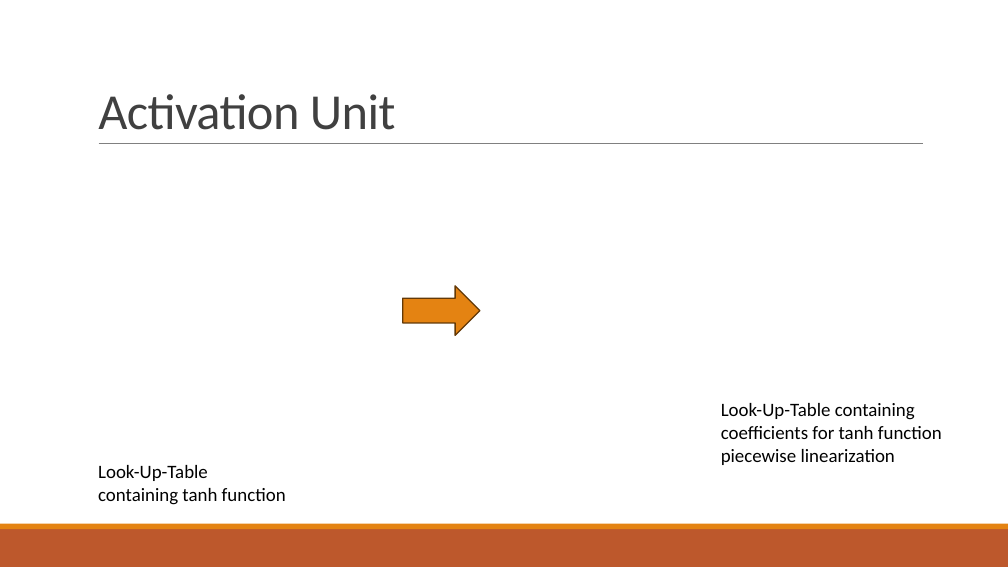
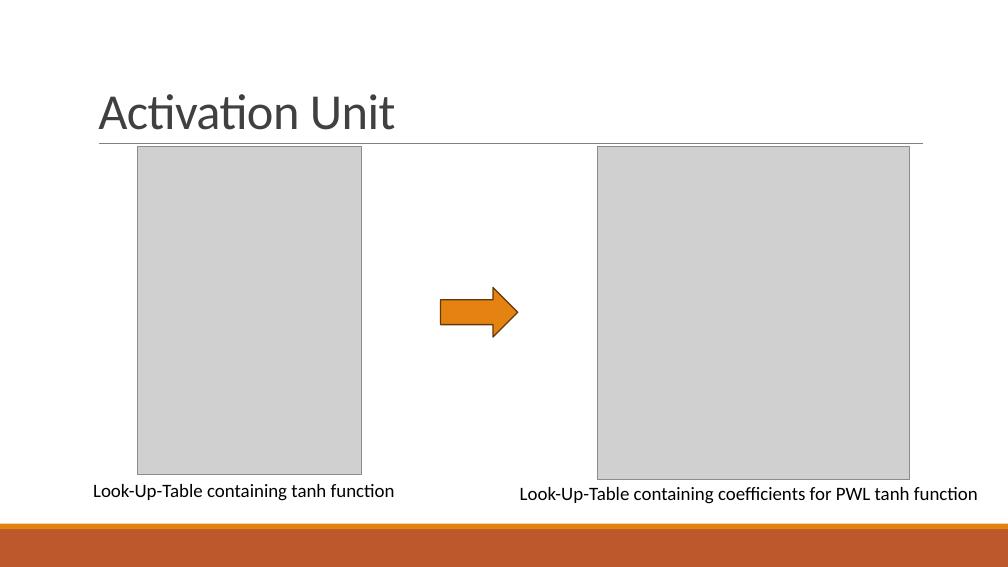
Before and after one commit to AlessandroVaraldi/LSTM_ACCELERATOR, a slide deck: slide 7 of slides/slides.pptx. Drawn at 1008x567 pixels with LibreOffice and Linux fonts; fonts in the diff are those of the drawing; grey boxes stand for pictures. Boxes give left, top, right and bottom in pixels: in the first picture for what was removed or moved away, otherwise in the second. Text is boxed around its words. In the diff, an @@ line names an element or a change of style, - is before the commit and + after.

```diff
--- a/slides/slides.pptx
+++ b/slides/slides.pptx
@@ picture added at bbox=[138, 147, 361, 474] @@
@@ picture added at bbox=[597, 147, 910, 479] @@
@@ right arrow: place and size @@
-right arrow at bbox=[403, 286, 480, 336]
+right arrow at bbox=[441, 287, 518, 337]
@@ text "Look-Up-Table containing tanh function" rewrapped from bbox=[98, 465, 286, 505] to bbox=[93, 484, 395, 501] @@
@@ text at bbox=[520, 487, 978, 504]: text changed @@
-Look-Up-Table containing coefficients for tanh function
-piecewise linearization
+Look-Up-Table containing coefficients for PWL tanh function
```
Also in this commit, not shown: 5 other slides changed, 1 slide added, 1 slide removed, 1 other file.
